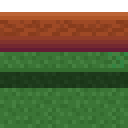
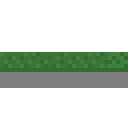
The second (128, 128) image is a revision of the first. Changes to its layers:
moved "Shadow" above "Lip" over [left=0, top=72, right=128, bottom=88]
renamed "Table" to "Edge", hid it, painted on it over [left=0, top=12, right=128, bottom=52]
hid "Felt" over [left=0, top=72, right=128, bottom=128]
